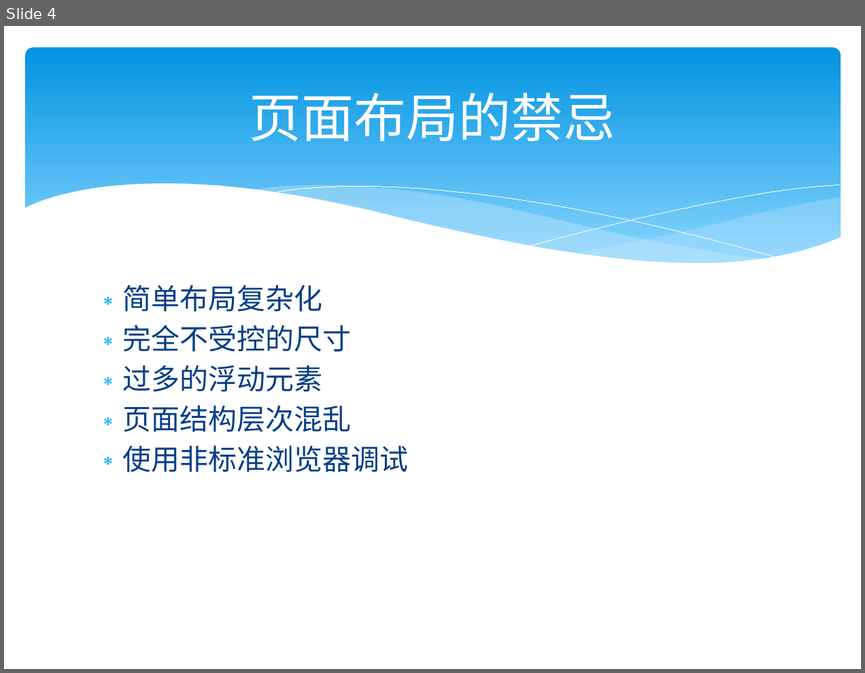
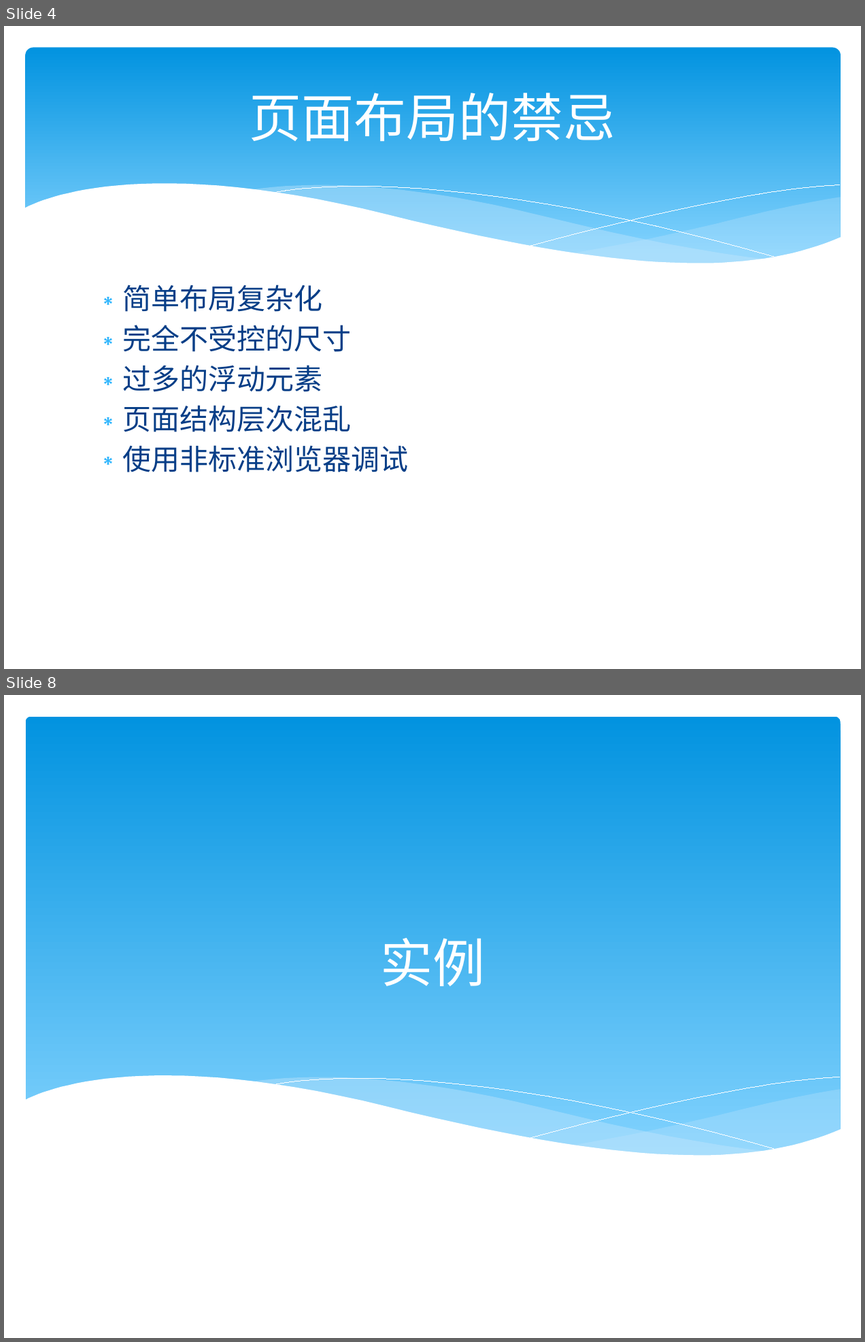
Before and after one commit to Hawkeyes0/HTML5-Test, a slide deck: Tour/Web前端技术_布局.pptx. Shown one above the other, each under a label of ours: slide 4 before the commit, slides 4 and 8 after it; the slides between them are not shown. The pictures are 865x673 and 865x1342 pixels, drawn with LibreOffice and Linux fonts; fonts in the diff are those of the drawing. Boxes give left, top, right and bottom in pixels: in the first picture for what was removed or moved away, otherwise in the second. Text is boxed around its words. In the diff, an @@ line names an element or a change of style, - is before the commit and + after.

```diff
--- a/Tour/Web前端技术_布局.pptx
+++ b/Tour/Web前端技术_布局.pptx
@@ slide 8 added at bbox=[4, 695, 861, 1338], background #FFFFFF @@
@@ rounded rectangle added at bbox=[26, 717, 840, 1160], fill gradient #0293E0 to #83D3FE @@
@@ title added at bbox=[381, 938, 485, 986], 44 pt, text #FFFFFF @@
+实例
@@ freeform shape added at bbox=[24, 1075, 841, 1200], fill #FFFFFF @@
@@ freeform shape added at bbox=[249, 1077, 768, 1157], fill #C6E7FC at 40% opacity @@
@@ freeform shape added at bbox=[269, 1078, 781, 1151], outline #FFFFFF 0 pt @@
@@ freeform shape added at bbox=[529, 1077, 839, 1138], outline #FFFFFF 0 pt @@
@@ freeform shape added at bbox=[570, 1089, 840, 1156], fill #C6E7FC at 29% opacity @@
```
Also in this commit, not shown: 3 slides changed, 18 other slides added, 3 other files.
